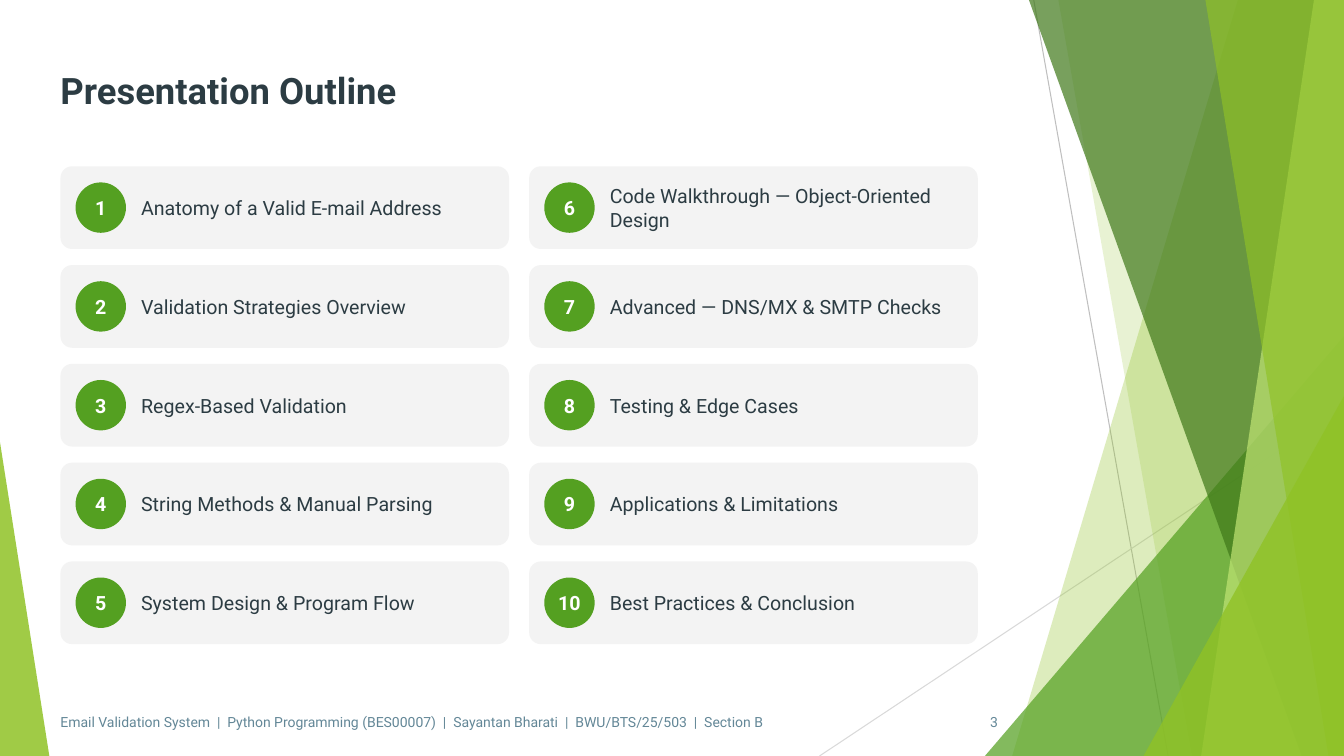
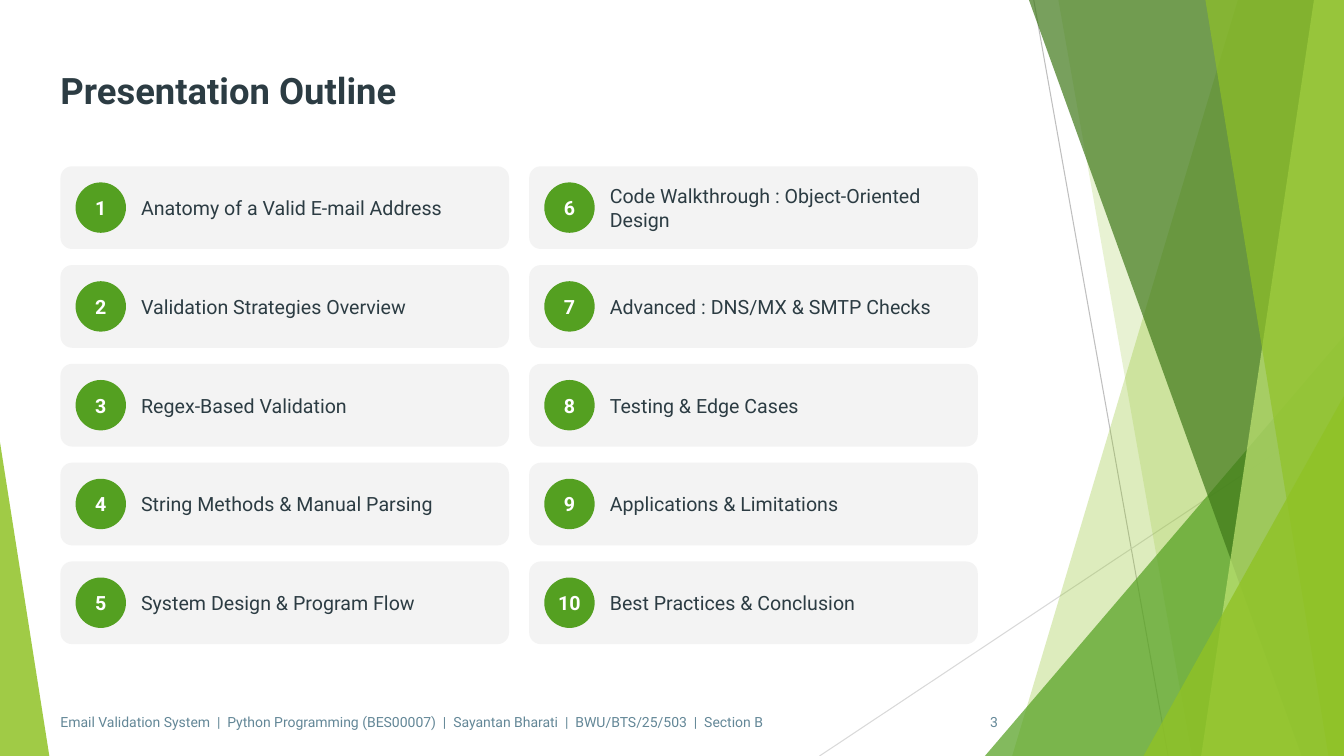
Before and after one commit to Sayantan-B-dev/SM_BtechSyllabusBWU, a slide deck: slide 3 of 3rdSem/Assignments/pptx/python/PPT_BES00007_Python_Sayantan_Bharati.pptx. Drawn at 1344x756 pixels with LibreOffice and Linux fonts; fonts in the diff are those of the drawing; background and template pictures are left out. Boxes give left, top, right and bottom in pixels: in the first picture for what was removed or moved away, otherwise in the second. Text is boxed around its words. In the diff, an @@ line names an element or a change of style, - is before the commit and + after.

```diff
--- a/3rdSem/Assignments/pptx/python/PPT_BES00007_Python_Sayantan_Bharati.pptx
+++ b/3rdSem/Assignments/pptx/python/PPT_BES00007_Python_Sayantan_Bharati.pptx
@@ text at (x1=610, y1=188, x2=921, y2=231): text changed @@
-Code Walkthrough — Object-Oriented Design
+Code Walkthrough : Object-Oriented Design
@@ text at (x1=610, y1=299, x2=930, y2=315): text changed @@
-Advanced — DNS/MX & SMTP Checks
+Advanced : DNS/MX & SMTP Checks
```
Also in this commit, not shown: 11 other slides changed, 1 other file.
